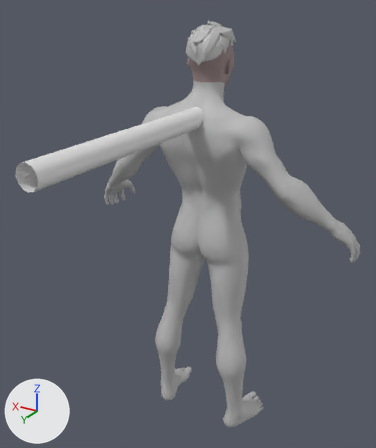
Renders of the FBX model JackRussell/Assets/JackRussell/Models/Character2/Character2Rig.fbx from each side of a commit.
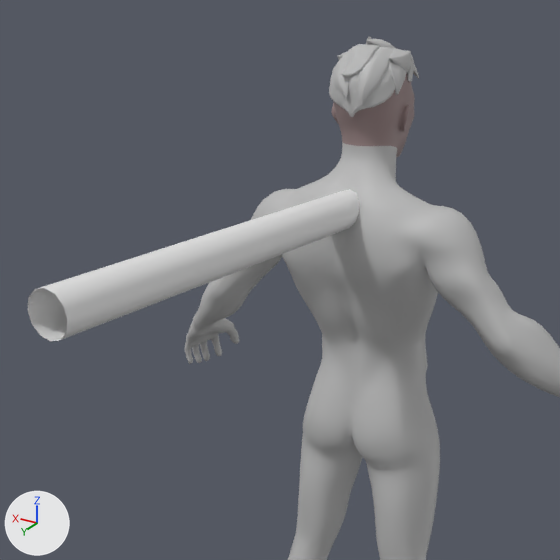
There are two pictures of each version: one whole from a 50 mm camera at (-0.996, 1.808, 1.869) aimed at (-0.056, 0.243, 1.086), one close up on the part from 0% to 84% of the width and 0% to 71% of the height. The axes (+X, +Y, +Z) are drawn at lower left. The lights are the same throughout. Where no turn or scale is listed for an object, it has been applied to the vertices.

Objects in the first close-up: 'Hair_Low', 'Male_low', 'TubeMesh'.
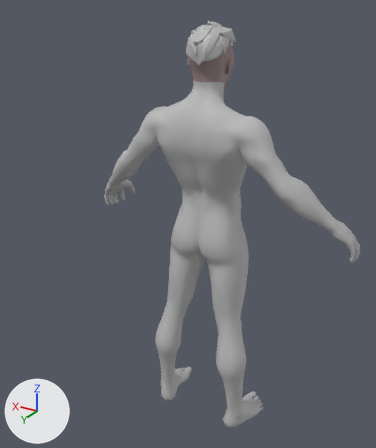
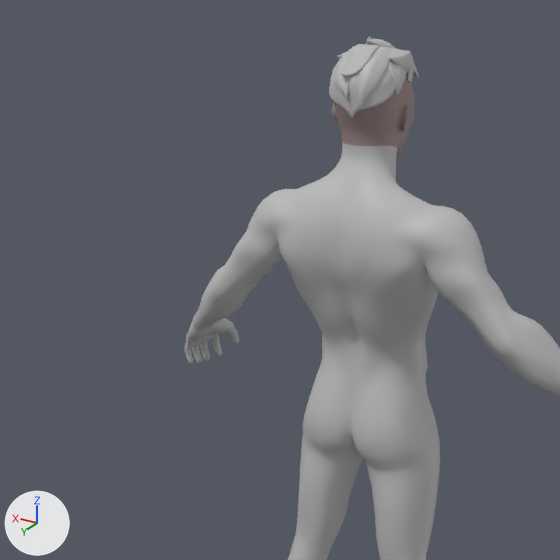
Where the change shows, as pixel boxes [x1, y1, x2, y2] in the close-ups (560 x 560 px):
'TubeMesh', deleted: before [28, 189, 359, 341]

The change in detail:
Object 'TubeMesh' (ob_tubemesh) is deleted.
